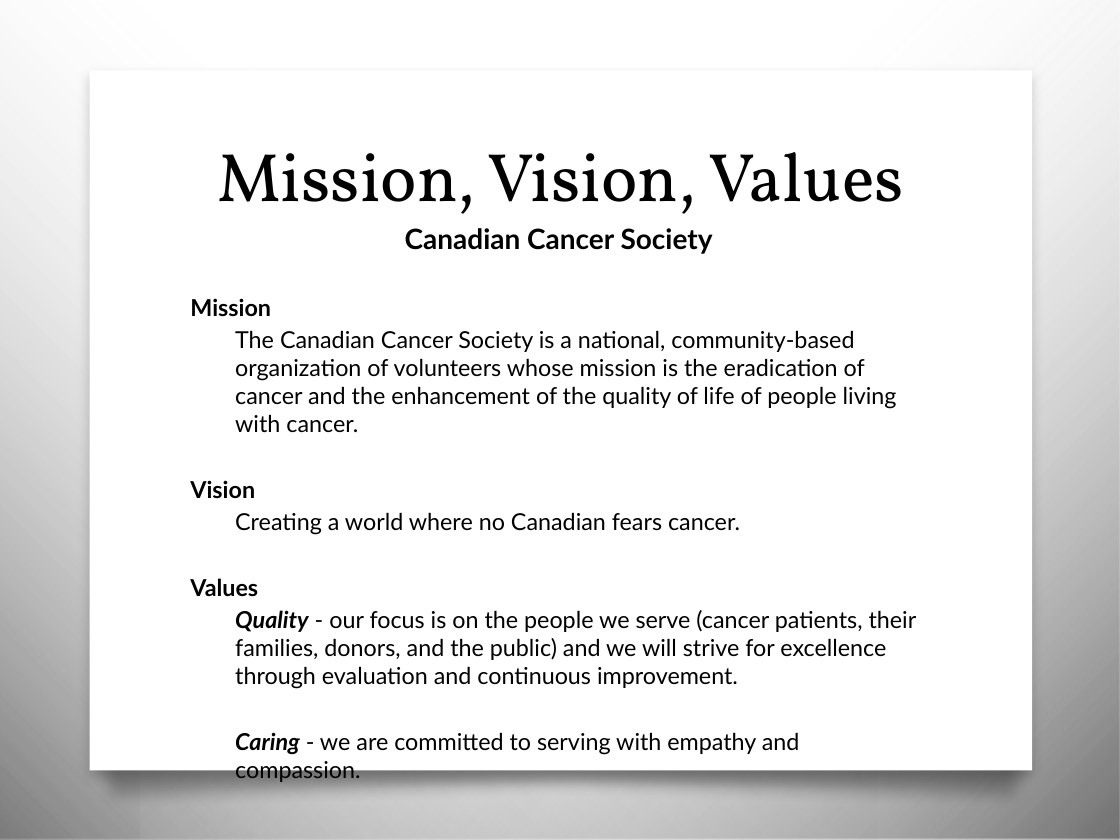
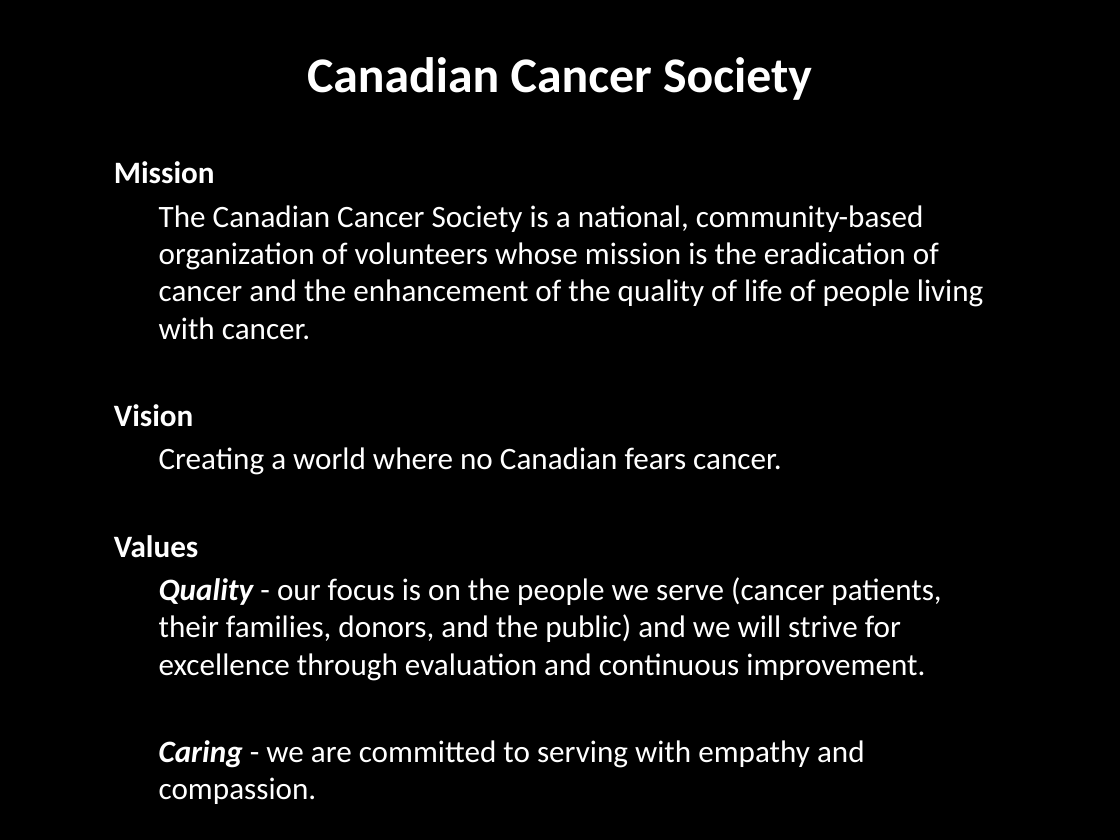
Before and after one commit to JonKruger/the-business-of-you, a slide deck: slide 4 of The Business of You.pptx. Drawn at 1120x840 pixels with LibreOffice and Linux fonts; fonts in the diff are those of the drawing; background and template pictures are left out. Boxes give left, top, right and bottom in pixels: in the first picture for what was removed or moved away, otherwise in the second. Text is boxed around its words. In the diff, an @@ line names an element or a change of style, - is before the commit and + after.

```diff
--- a/The Business of You.pptx
+++ b/The Business of You.pptx
@@ background picture (left out) to #000000 @@
@@ rectangle removed at [0,0,877,840] @@
@@ rectangle removed at [140,0,1120,840] @@
@@ text "Canadian Cancer Society": place and size @@
-text "Canadian Cancer Society" at [190,228,917,755]
+text "Canadian Cancer Society" at [114,57,983,804]
@@ text "Canadian Cancer Society" at [114,57,983,804]: size 18 to 32 pt in "Canadian Cancer Society"; font Lato to Calibri, text colour #000000 to #FFFFFF, size 15 to 20 pt; more space between paragraphs @@
@@ rectangle removed at [90,71,1033,771] @@
@@ title removed at [217,152,904,232] @@
-Mission, Vision, Values
@@ freeform shape removed at [77,744,1047,810] @@
```
Also in this commit, not shown: 16 other slides changed, 2 slides added, 2 slides removed, 1 other file.
